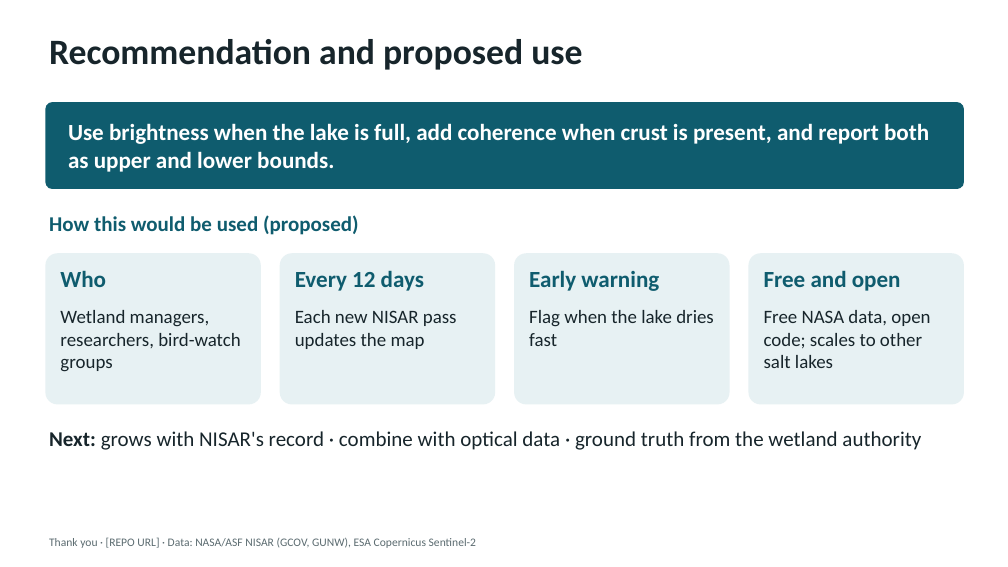
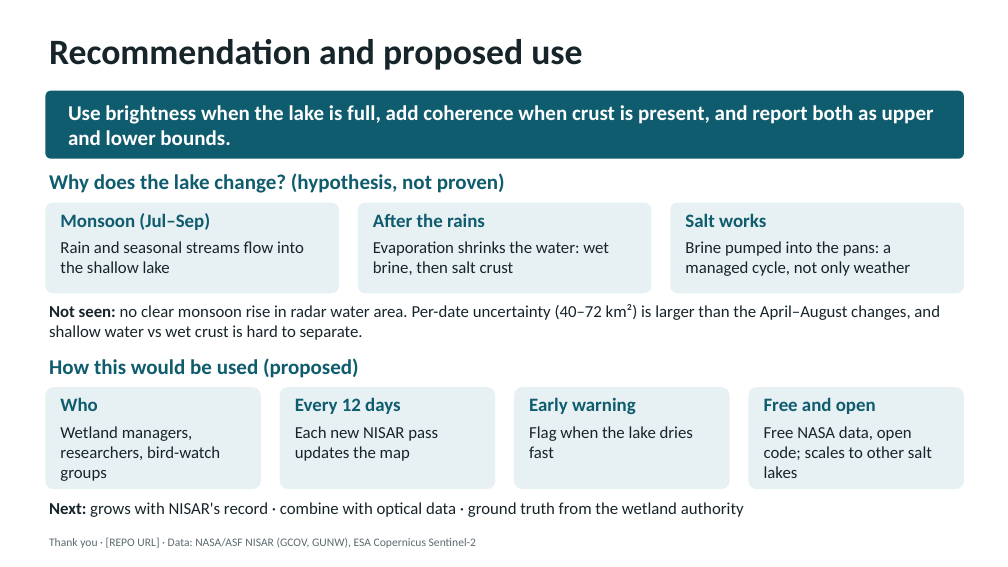
Before and after one commit to lokesh09s/sambhar-watch, a slide deck: slide 7 of docs/slides/Sambhar_Watch.pptx. Drawn at 1008x567 pixels with LibreOffice and Linux fonts; fonts in the diff are those of the drawing. Boxes give left, top, right and bottom in pixels: in the first picture for what was removed or moved away, otherwise in the second. Text is boxed around its words. In the diff, an @@ line names an element or a change of style, - is before the commit and + after.

```diff
--- a/docs/slides/Sambhar_Watch.pptx
+++ b/docs/slides/Sambhar_Watch.pptx
@@ rounded rectangle: place and size @@
-rounded rectangle at <box>45,102,964,189</box>
+rounded rectangle at <box>45,91,964,159</box>
@@ text "Use brightness when the lake ...": place and size @@
-text "Use brightness when the lake ..." at <box>68,123,929,172</box>
+text "Use brightness when the lake ..." at <box>68,105,934,145</box>
@@ text "Use brightness when the lake ..." at <box>68,105,934,145</box>: size 22 to 20 pt @@
@@ text added at <box>49,173,505,193</box>, 20 pt, text #0F5C6E, bold @@
+Why does the lake change? (hypothesis, not proven)
@@ rounded rectangle added at <box>45,203,339,293</box>, fill #E7F1F3 @@
@@ rounded rectangle added at <box>358,203,651,293</box>, fill #E7F1F3 @@
@@ rounded rectangle added at <box>671,203,964,293</box>, fill #E7F1F3 @@
@@ text added at <box>60,213,210,230</box>, 18 pt, text #0F5C6E, bold @@
+Monsoon (Jul–Sep)
@@ text added at <box>373,213,485,227</box>, 18 pt, text #0F5C6E, bold @@
+After the rains
@@ text added at <box>685,213,766,227</box>, 18 pt, text #0F5C6E, bold @@
+Salt works
@@ text added at <box>60,241,304,273</box>, 16 pt, text #17252B @@
+Rain and seasonal streams flow into the shallow lake
@@ text added at <box>373,241,609,275</box>, 16 pt, text #17252B @@
+Evaporation shrinks the water: wet brine, then salt crust
@@ text added at <box>685,241,911,276</box>, 16 pt, text #17252B @@
+Brine pumped into the pans: a managed cycle, not only weather
@@ text added at <box>49,304,940,340</box>, 16 pt, text #17252B @@
+Not seen: no clear monsoon rise in radar water area. Per-date uncertainty (40–72 km²) is larger than the April–August changes, and shallow water vs wet crust is hard to separate.
@@ text "How this would be used ...": place and size @@
-text "How this would be used ..." at <box>49,215,359,235</box>
+text "How this would be used ..." at <box>49,358,359,378</box>
@@ rounded rectangle: place and size @@
-rounded rectangle at <box>45,253,261,405</box>
+rounded rectangle at <box>45,387,261,489</box>
@@ rounded rectangle: place and size @@
-rounded rectangle at <box>280,253,495,405</box>
+rounded rectangle at <box>280,387,495,489</box>
@@ rounded rectangle: place and size @@
-rounded rectangle at <box>514,253,730,405</box>
+rounded rectangle at <box>514,387,730,489</box>
@@ rounded rectangle: place and size @@
-rounded rectangle at <box>749,253,964,405</box>
+rounded rectangle at <box>749,387,964,489</box>
@@ text "Who": place and size @@
-text "Who" at <box>60,270,106,287</box>
+text "Who" at <box>60,397,97,411</box>
@@ text "Every 12 days": place and size @@
-text "Every 12 days" at <box>295,270,424,291</box>
+text "Every 12 days" at <box>295,397,400,414</box>
@@ text "Early warning": place and size @@
-text "Early warning" at <box>529,270,659,291</box>
+text "Early warning" at <box>529,397,636,414</box>
@@ size 22 to 18 pt in 4 elements at <box>60,397,97,411</box>, <box>295,397,400,414</box>, <box>529,397,636,414</box>, <box>764,397,876,414</box> @@
@@ text "Free and open": place and size @@
-text "Free and open" at <box>764,270,901,291</box>
+text "Free and open" at <box>764,397,876,414</box>
@@ text "Wetland managers, researchers, bird-watch groups": place and size @@
-text "Wetland managers, researchers, bird-watch groups" at <box>60,310,240,372</box>
+text "Wetland managers, researchers, bird-watch groups" at <box>60,426,220,481</box>
@@ text "Each new NISAR pass updates ...": place and size @@
-text "Each new NISAR pass updates ..." at <box>295,310,457,349</box>
+text "Each new NISAR pass updates ..." at <box>295,426,438,461</box>
@@ text "Flag when the lake dries ...": place and size @@
-text "Flag when the lake dries ..." at <box>529,310,714,346</box>
+text "Flag when the lake dries ..." at <box>529,426,693,458</box>
@@ size 18 to 16 pt in 4 elements at <box>60,426,220,481</box>, <box>295,426,438,461</box>, <box>529,426,693,458</box>, <box>764,426,932,478</box> @@
@@ text "Free NASA data, open code; ...": place and size @@
-text "Free NASA data, open code; ..." at <box>764,310,930,368</box>
+text "Free NASA data, open code; ..." at <box>764,426,932,478</box>
@@ text "Next: grows with NISAR's record ...": place and size @@
-text "Next: grows with NISAR's record ..." at <box>49,431,921,450</box>
+text "Next: grows with NISAR's record ..." at <box>49,502,744,517</box>
@@ text "Next: grows with NISAR's record ..." at <box>49,502,744,517</box>: size 20 to 16 pt @@
```
Also in this commit, not shown: 1 other slide changed, 5 other files.
